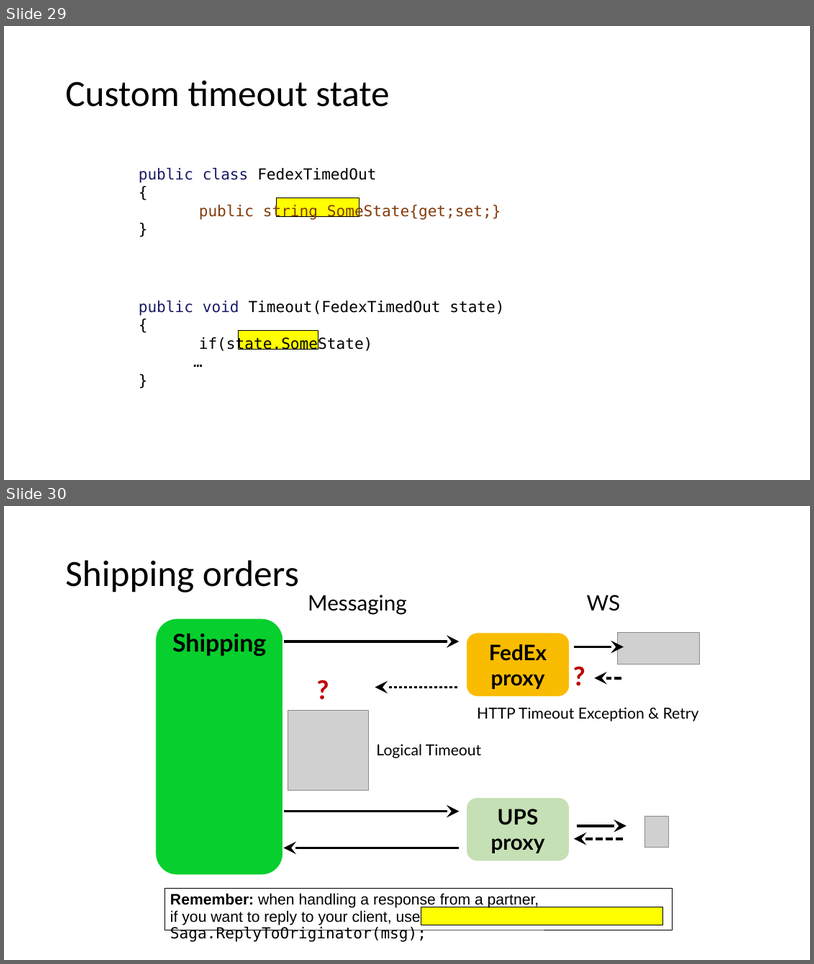
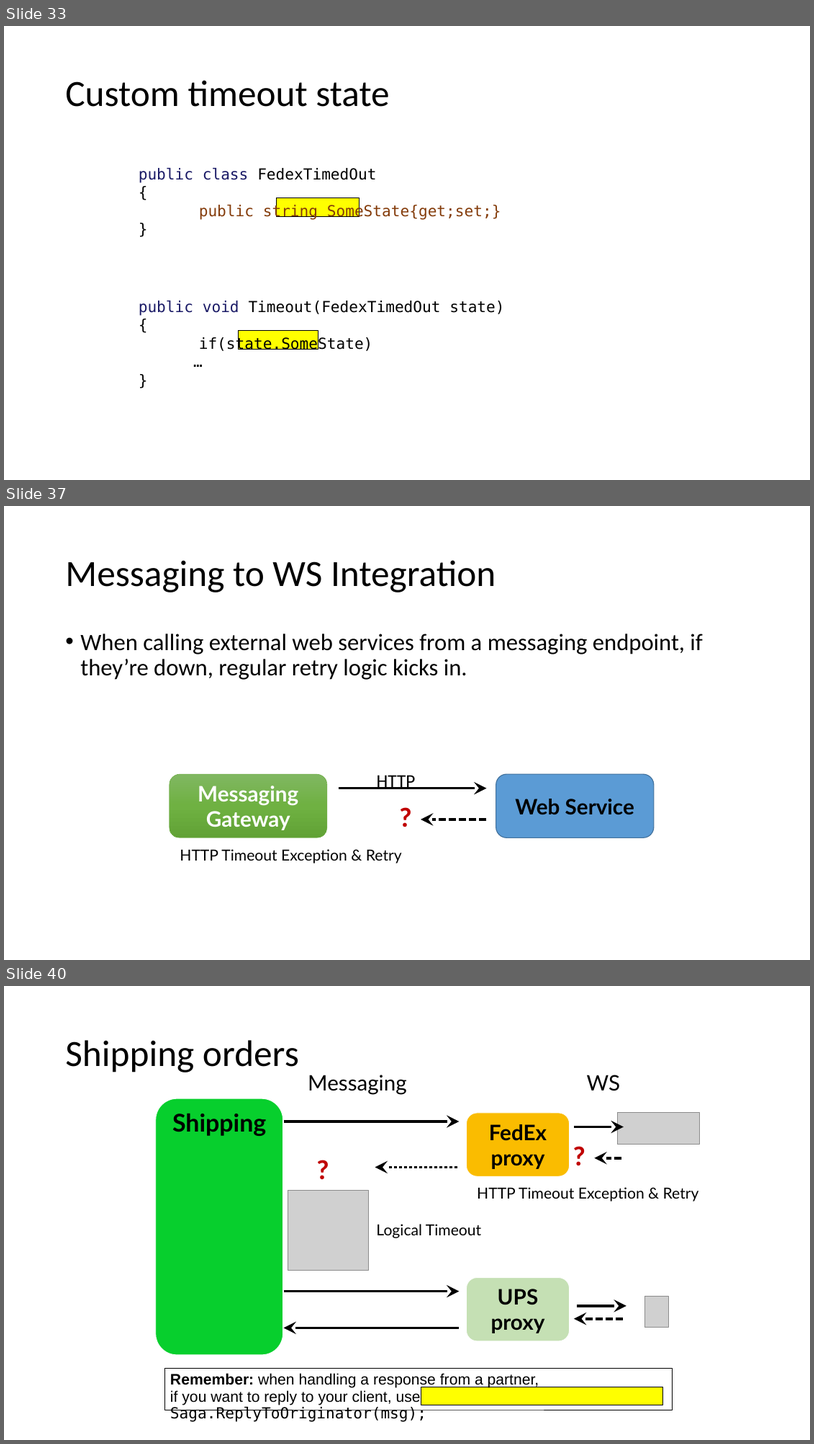
Before and after one commit to Particular/SagaMasterClass, a slide deck: SagaMasterClass.pptx. Shown one above the other, each under a label of ours: slides 29 and 30 before the commit, slides 33, 37 and 40 after it; the slides between them are not shown. The pictures are 814x964 and 814x1444 pixels, drawn with LibreOffice and Linux fonts; fonts in the diff are those of the drawing; grey boxes stand for pictures. Boxes give left, top, right and bottom in pixels: in the first picture for what was removed or moved away, otherwise in the second. Text is boxed around its words. In the diff, an @@ line names an element or a change of style, - is before the commit and + after.

```diff
--- a/SagaMasterClass.pptx
+++ b/SagaMasterClass.pptx
@@ slide 37 added at box(4, 506, 810, 960), background #FFFFFF @@
@@ title added at box(65, 560, 496, 592), 44 pt, text #000000 @@
+Messaging to WS Integration
@@ text added at box(80, 633, 702, 680), 28 pt, text #000000 @@
+• When calling external web services from a messaging endpoint, if they’re down, regular retry logic kicks in.
@@ rounded rectangle added at box(170, 774, 328, 837), fill gradient #81B861 to #6FB242 to #62A336, outline #70AD47 0.5 pt, 25.4 pt, text #FFFFFF, bold @@
+Messaging
+Gateway
@@ text added at box(377, 775, 416, 789), 21.8 pt, text #000000 @@
+HTTP
@@ rounded rectangle added at box(496, 774, 654, 837), fill #5B9BD5, outline #43739E 1 pt, 25.4 pt, text #000000, bold @@
+Web Service
@@ arrow added from (339, 788) to (486, 788), #000000 3 pt @@
@@ text added at box(394, 796, 419, 836), 32.7 pt, text #C00000, bold @@
+?
@@ arrow added from (486, 819) to (421, 819), #000000 3 pt dashed @@
@@ text added at box(180, 849, 402, 863), 18.1 pt, text #000000 @@
+HTTP Timeout Exception & Retry
@@ what was slide 29 is now slide 33 @@
@@ what was slide 30 is now slide 40 @@
```
Also in this commit, not shown: 7 slides changed, 9 other slides added.
